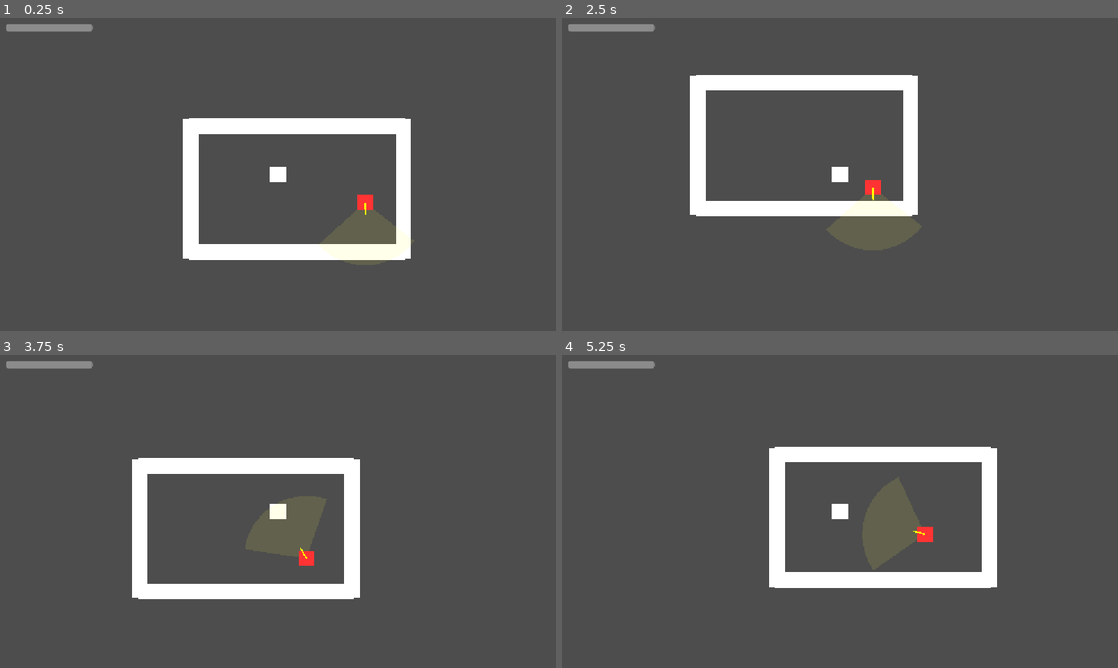
Above: before the commit, frames 1-4 (two rows, left to right).
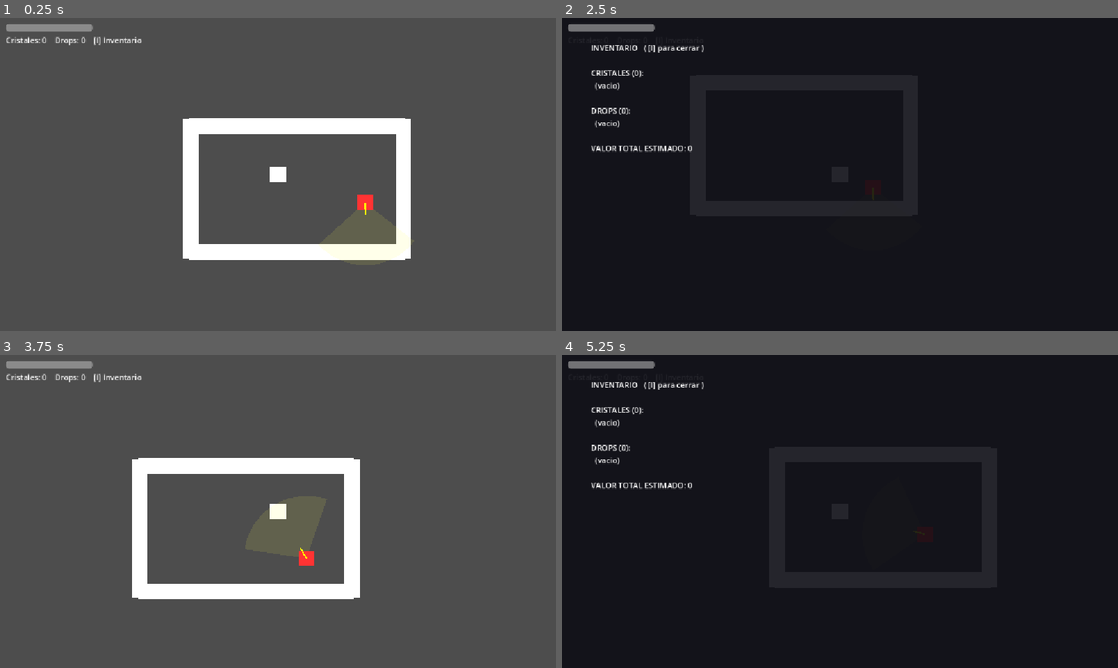
Above: after the commit, the same moments.

Repository: FurrionHD/prototipo-rpg-mazmorras
Game: Godot game, scene res://scenes/levels/main.tscn
The game is run twice, just before and just after one commit, with the same random seed, the same clock (stepped at 60 frames per second) and the same inputs.
Inputs:
- Up to frame 1 (0.25 s): no input
- Up to frame 2 (2.5 s): hold D (move_right) 0.53-1.28 s; hold I 0.53-1.28 s; tap Space at 0.77, 1.52 s; hold S (move_down) 1.28-2.03 s; tap I at 1.35, 2.3 s; hold D (move_right) from 2.03 s (still down); hold Ctrl from 2.03 s (still down)
- Up to frame 3 (3.75 s): release D (move_right) at 2.78 s; release Ctrl at 2.78 s; hold W (move_up) 2.78-3.53 s; tap Shift at 2.85 s; tap Space at 3.02 s; tap I at 3.05 s; hold A (move_left) from 3.53 s (still down); hold F from 3.53 s (still down)
- Up to frame 4 (5.25 s): tap Space at 3.77, 4.52 s; tap I at 3.8, 4.35 s; release F at 4.28 s; release A (move_left) at 5.03 s; hold S (move_down) from 5.03 s (still down); hold I from 5.03 s (still down)

The runs differ from the first frame. In frame 1, 0.2% of the frame differs, in the area x 1-26%, y 6-9%; in frame 2, 100%, in the area x 0-100%, y 0-100%; in frame 3, 0.2%; in frame 4, 100%.

Commit message:
KAN-36 KAN-37 KAN-38: HUD de inventario (cristales/drops + valor total)
hud.gd (CanvasLayer creada por el jugador): contador siempre visible de
cristales y drops, y panel de inventario con tecla I que lista cada objeto
(categoria/calidad) y el valor total estimado. Cristal.valor_estimado() y
MonsterDrop.valor_estimado() para el total (el precio real sera la tienda).

Co-Authored-By: Claude Opus 4.8 <noreply@anthropic.com>

Diff:
--- a/scripts/actors/player/player.gd
+++ b/scripts/actors/player/player.gd
@@ -56,6 +56,7 @@
 
 func _ready() -> void:
 	_stamina_bar = _crear_barra_aguante()
+	add_child(preload("res://scripts/ui/hud.gd").new())  # HUD de inventario
 
 	# Aguante maximo segun las stats del jugador (Resistencia y Agilidad).
 	max_stamina = base_stamina \
--- a/scripts/items/cristal.gd
+++ b/scripts/items/cristal.gd
@@ -37,3 +37,8 @@
 		Calidad.NORMAL: return "Normal"
 		Calidad.DANADO: return "Dañado"
 		_: return "Roto"
+
+
+# Valor ESTIMADO (para el HUD). El precio real con azar se calcula en la tienda.
+func valor_estimado() -> int:
+	return int(round(categoria * 10.0 * multiplicador_calidad()))
--- a/scripts/items/monster_drop.gd
+++ b/scripts/items/monster_drop.gd
@@ -22,6 +22,14 @@
 		_: return "Excelente"
 
 
+# Valor ESTIMADO (para el HUD). El precio real con azar se calcula en la tienda.
+func valor_estimado() -> int:
+	match calidad:
+		Calidad.DEFECTUOSO: return 20
+		Calidad.NORMAL: return 50
+		_: return 120
+
+
 # Convierte un valor numerico (de la franja) en calidad. Umbrales ajustables.
 # (Permisivo a proposito: el drop ya es raro, asi que su calidad no es dura.)
 static func calidad_desde_valor(valor: int) -> Calidad:
--- /dev/null
+++ b/scripts/ui/hud.gd
@@ -0,0 +1,73 @@
+# ============================================================
+#  hud.gd  (CanvasLayer creada por codigo desde el jugador)
+#  HUD de exploracion:
+#   - Contador SIEMPRE visible (arriba-izquierda): cristales y drops.
+#   - Panel de INVENTARIO que se abre/cierra con la tecla I: lista de
+#     cristales y drops (categoria/calidad) y el valor total estimado.
+#  Lee los datos del autoload Game (Game.crystals / Game.drops).
+# ============================================================
+
+extends CanvasLayer
+
+var _counts: Label = null
+var _panel: ColorRect = null
+var _list: Label = null
+var _panel_open: bool = false
+var _toggle_was: bool = false
+
+
+func _ready() -> void:
+	layer = 5  # por encima de la mazmorra, por debajo del combate (100)
+
+	# Contador siempre visible (debajo de la barra de aguante).
+	_counts = Label.new()
+	_counts.position = Vector2(12, 34)
+	add_child(_counts)
+
+	# Panel de inventario (oculto por defecto), a pantalla completa oscura.
+	_panel = ColorRect.new()
+	_panel.color = Color(0.05, 0.05, 0.08, 0.9)
+	_panel.set_anchors_and_offsets_preset(Control.PRESET_FULL_RECT)
+	_panel.visible = false
+	add_child(_panel)
+
+	_list = Label.new()
+	_list.position = Vector2(60, 50)
+	_panel.add_child(_list)
+
+
+func _process(_delta: float) -> void:
+	# Actualiza el contador.
+	_counts.text = "Cristales: %d    Drops: %d    [I] Inventario" % [
+		Game.crystals.size(), Game.drops.size()]
+
+	# Alterna el panel con la tecla I.
+	var t: bool = Input.is_key_pressed(KEY_I)
+	if t and not _toggle_was:
+		_panel_open = not _panel_open
+		_panel.visible = _panel_open
+		if _panel_open:
+			_refrescar_lista()
+	_toggle_was = t
+
+
+func _refrescar_lista() -> void:
+	var total: int = 0
+	var s: String = "INVENTARIO   ( [I] para cerrar )\n\n"
+
+	s += "CRISTALES (%d):\n" % Game.crystals.size()
+	if Game.crystals.is_empty():
+		s += "  (vacio)\n"
+	for c in Game.crystals:
+		s += "  - Categoria %d  (%s)   ~%d\n" % [c.categoria, c.calidad_texto(), c.valor_estimado()]
+		total += c.valor_estimado()
+
+	s += "\nDROPS (%d):\n" % Game.drops.size()
+	if Game.drops.is_empty():
+		s += "  (vacio)\n"
+	for d in Game.drops:
+		s += "  - %s  (%s)   ~%d\n" % [d.nombre, d.calidad_texto(), d.valor_estimado()]
+		total += d.valor_estimado()
+
+	s += "\nVALOR TOTAL ESTIMADO: %d" % total
+	_list.text = s
Not shown, added: scripts/ui/hud.gd.uid
